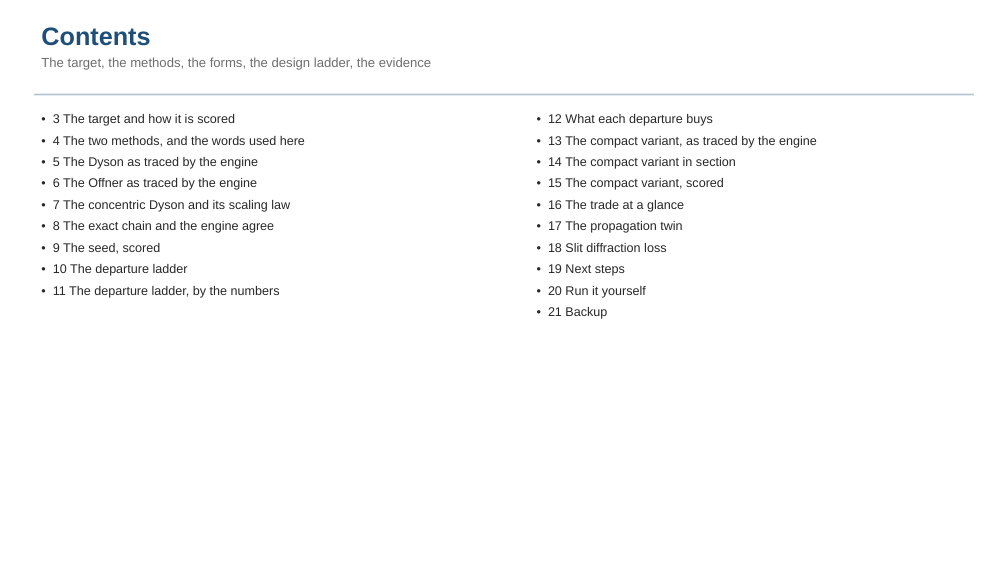
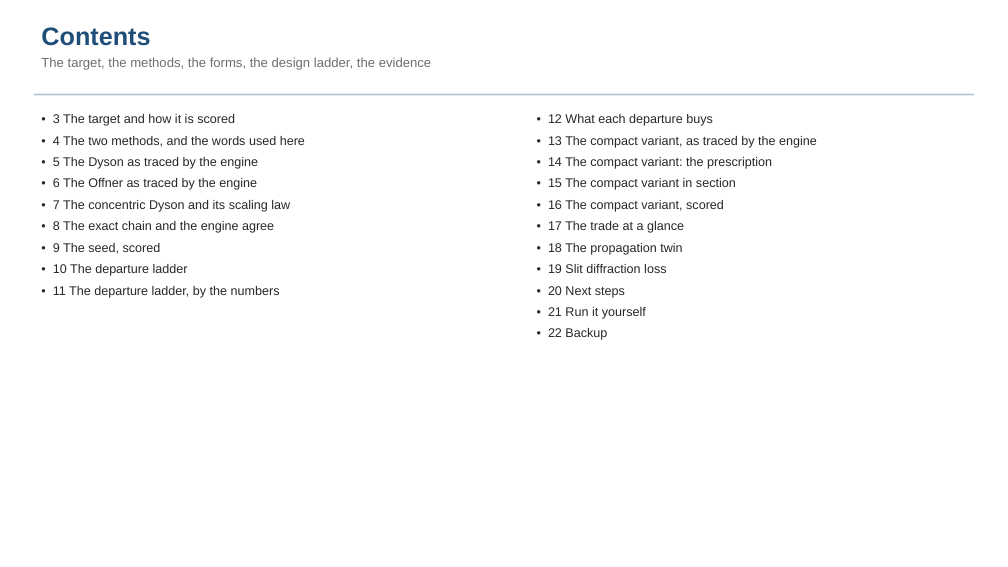
Before and after one commit to nasa-jpl/macos, a slide deck: slide 2 of demo_session/deck_dyson.pptx. Drawn at 1008x567 pixels with LibreOffice and Linux fonts; fonts in the diff are those of the drawing. Boxes give left, top, right and bottom in pixels: in the first picture for what was removed or moved away, otherwise in the second. Text is boxed around its words. In the diff, an @@ line names an element or a change of style, - is before the commit and + after.

```diff
--- a/demo_session/deck_dyson.pptx
+++ b/demo_session/deck_dyson.pptx
@@ text at (548, 157, 772, 340): text changed @@
-• 14 The compact variant in section
-• 15 The compact variant, scored
-• 16 The trade at a glance
-• 17 The propagation twin
-• 18 Slit diffraction loss
-• 19 Next steps
-• 20 Run it yourself
-• 21 Backup
+• 14 The compact variant: the prescription
+• 15 The compact variant in section
+• 16 The compact variant, scored
+• 17 The trade at a glance
+• 18 The propagation twin
+• 19 Slit diffraction loss
+• 20 Next steps
+• 21 Run it yourself
+• 22 Backup
```
Also in this commit, not shown: 5 other slides changed, 1 slide added, 3 other files.
